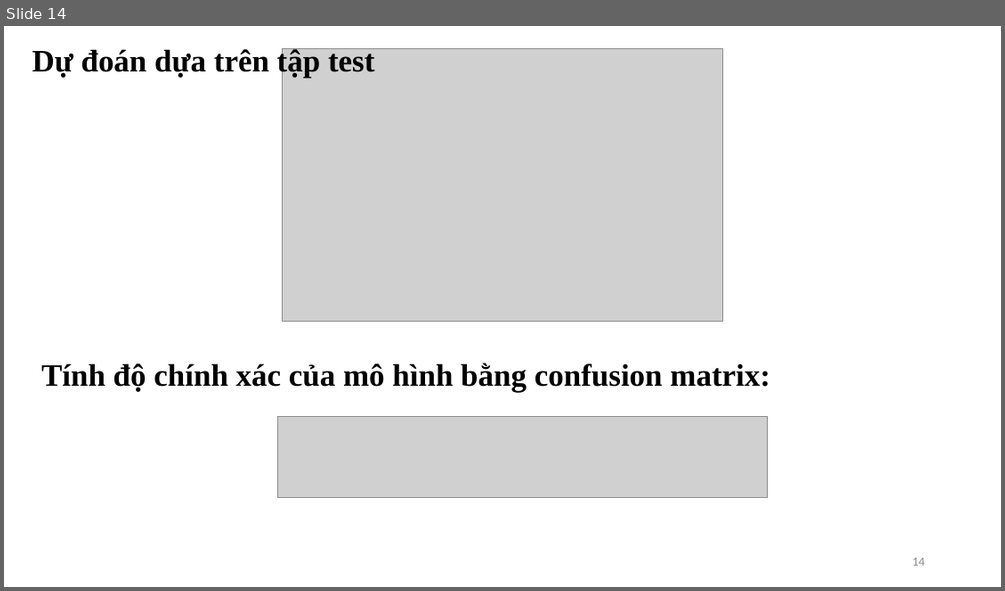
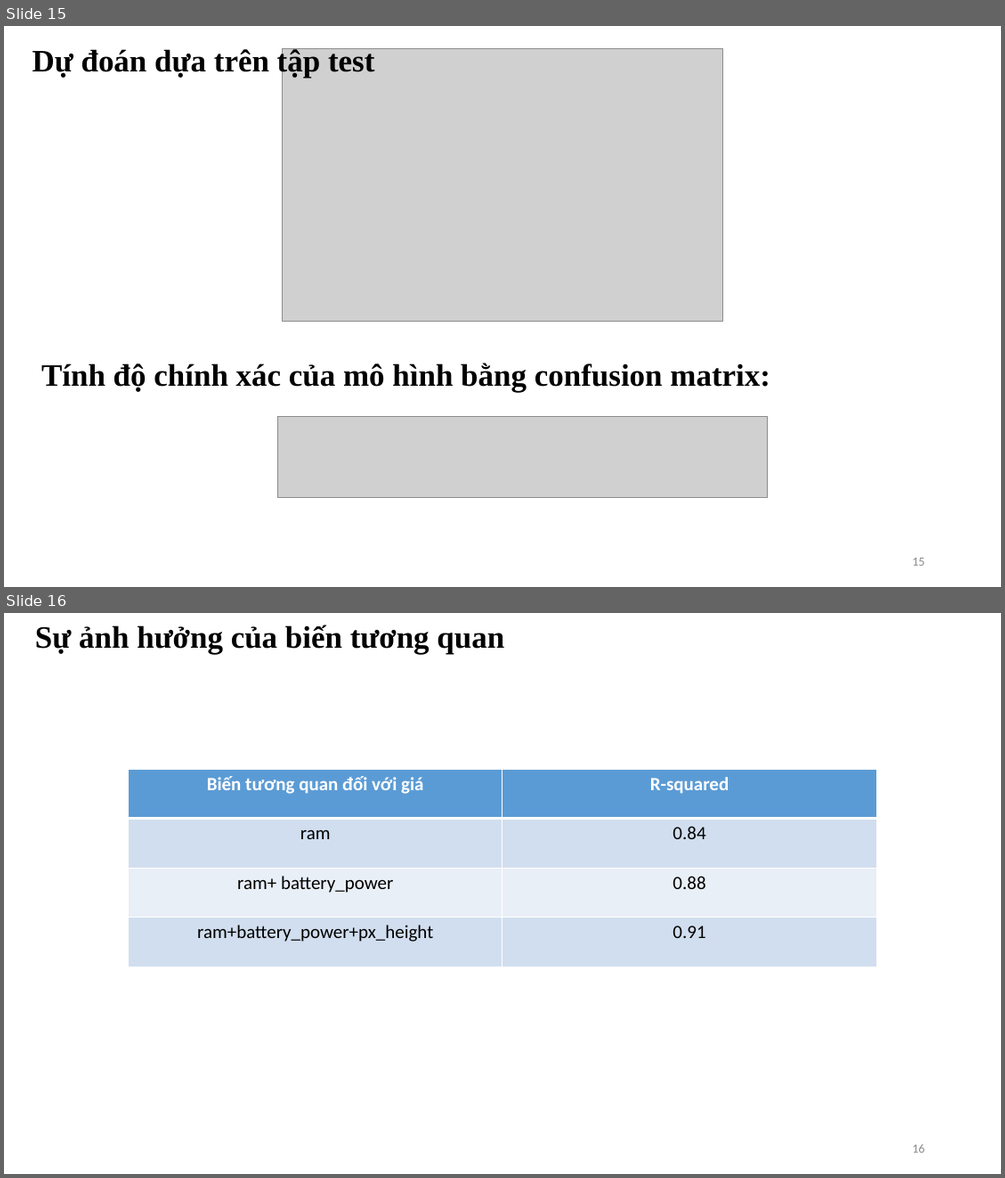
Before and after one commit to quocdunglxag123/Project-DM-Nhom10, a slide deck: Nhom10-report.pptx. Shown one above the other, each under a label of ours: slide 14 before the commit, slides 15 and 16 after it. The pictures are 1005x591 and 1005x1178 pixels, drawn with LibreOffice and Linux fonts; fonts in the diff are those of the drawing; grey boxes stand for pictures. Boxes give left, top, right and bottom in pixels: in the first picture for what was removed or moved away, otherwise in the second. Text is boxed around its words. In the diff, an @@ line names an element or a change of style, - is before the commit and + after.

```diff
--- a/Nhom10-report.pptx
+++ b/Nhom10-report.pptx
@@ slide 16 added at (4, 613, 1001, 1174), background #FFFFFF @@
@@ text added at (35, 625, 504, 654), 30 pt, text #000000, bold @@
+Sự ảnh hưởng của biến tương quan
@@ table added at (128, 770, 876, 966), 4 rows, 2 columns @@
+Biến tương quan đối với giá | R-squared
+ram | 0.84
+ram+ battery_power | 0.88
+ram+battery_power+px_height | 0.91
@@ page number added at (912, 1144, 924, 1152), 12 pt, text #8C8C8C @@
+16
@@ what was slide 14 is now slide 15 @@
@@ page number at (912, 557, 924, 565): text changed @@
-14
+15
```
Also in this commit, not shown: 1 slide changed, 1 other slide added.
